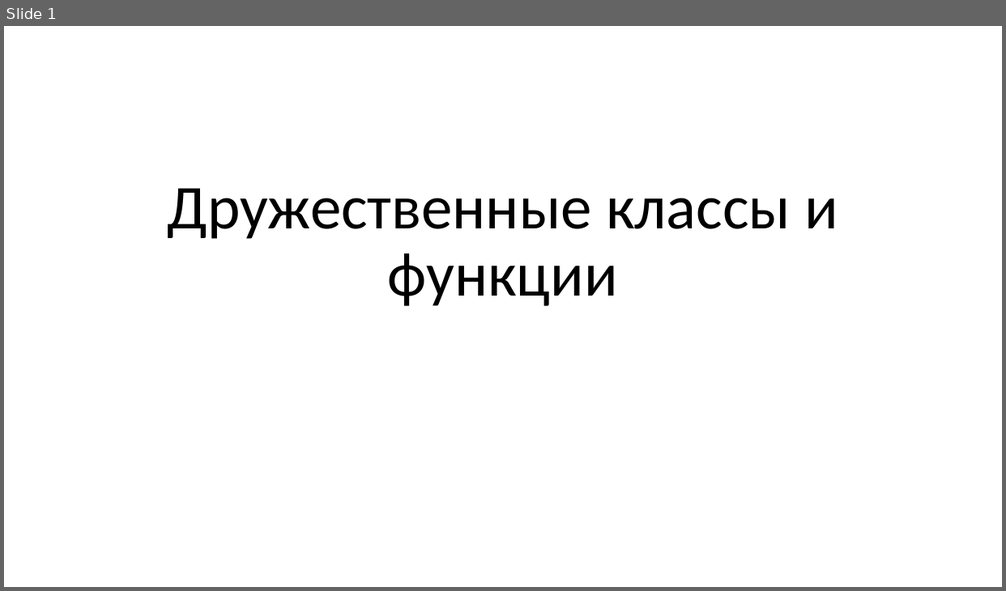
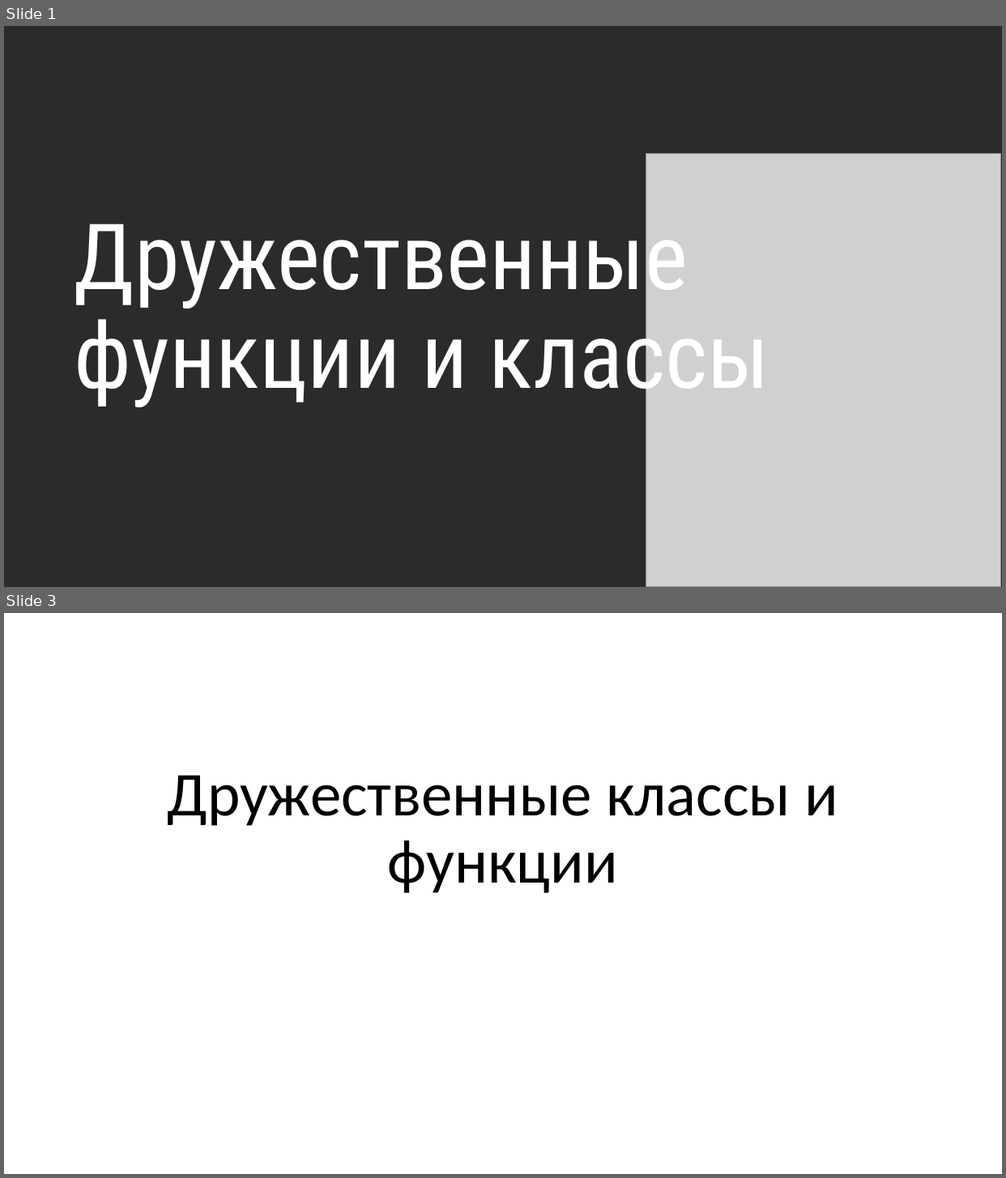
Before and after one commit to alexey-malov/oop, a slide deck: lectures/04/Дружественные функции и классы. Перегрузка операций.pptx. Shown one above the other, each under a label of ours: slide 1 before the commit, slides 1 and 3 after it; the slides between them are not shown. The pictures are 1006x591 and 1006x1178 pixels, drawn with LibreOffice and Linux fonts; fonts in the diff are those of the drawing; grey boxes stand for pictures; background and template pictures are left out; a plain dark background stands for a picture behind light text. Boxes give left, top, right and bottom in pixels: in the first picture for what was removed or moved away, otherwise in the second. Text is boxed around its words. In the diff, an @@ line names an element or a change of style, - is before the commit and + after.

```diff
--- a/lectures/04/Дружественные функции и классы. Перегрузка операций.pptx
+++ b/lectures/04/Дружественные функции и классы. Перегрузка операций.pptx
@@ slide 1 added at [4, 26, 1002, 587], background picture (left out) @@
@@ picture added at [646, 153, 1001, 587] @@
@@ title added at [74, 205, 770, 410], 88 pt, text #FFFFFF @@
+Дружественные функции и классы
@@ what was slide 1 is now slide 3 @@
```
Also in this commit, not shown: 4 slides changed, 3 other slides added, 1 slide removed, 1 other file.
